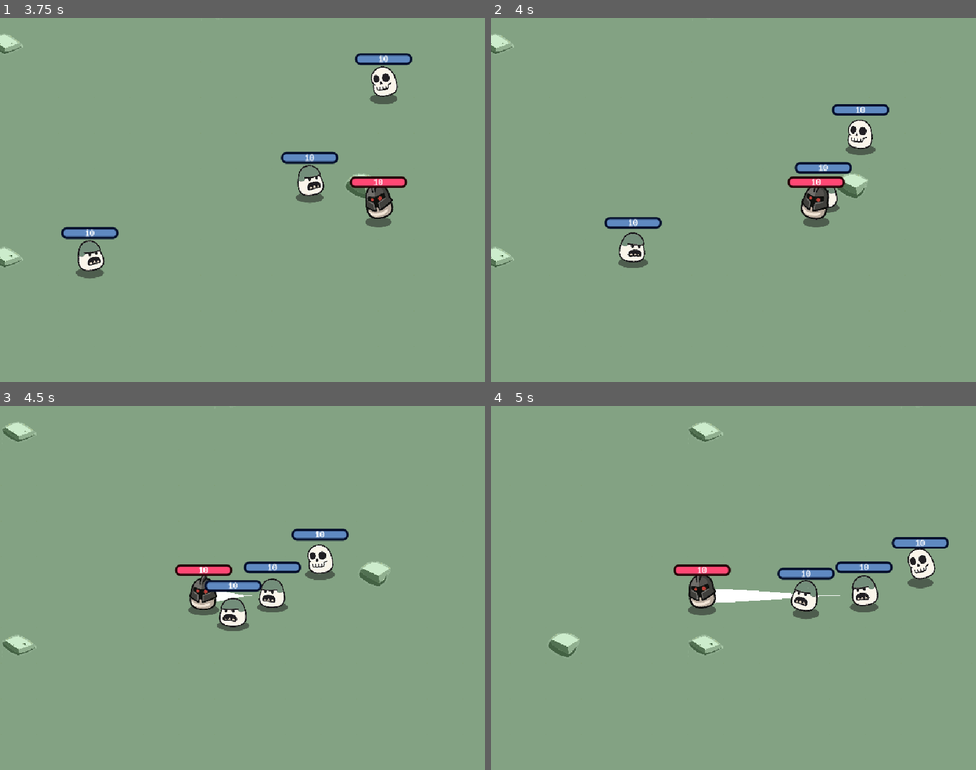
Above: before the commit, frames 1-4 (two rows, left to right).
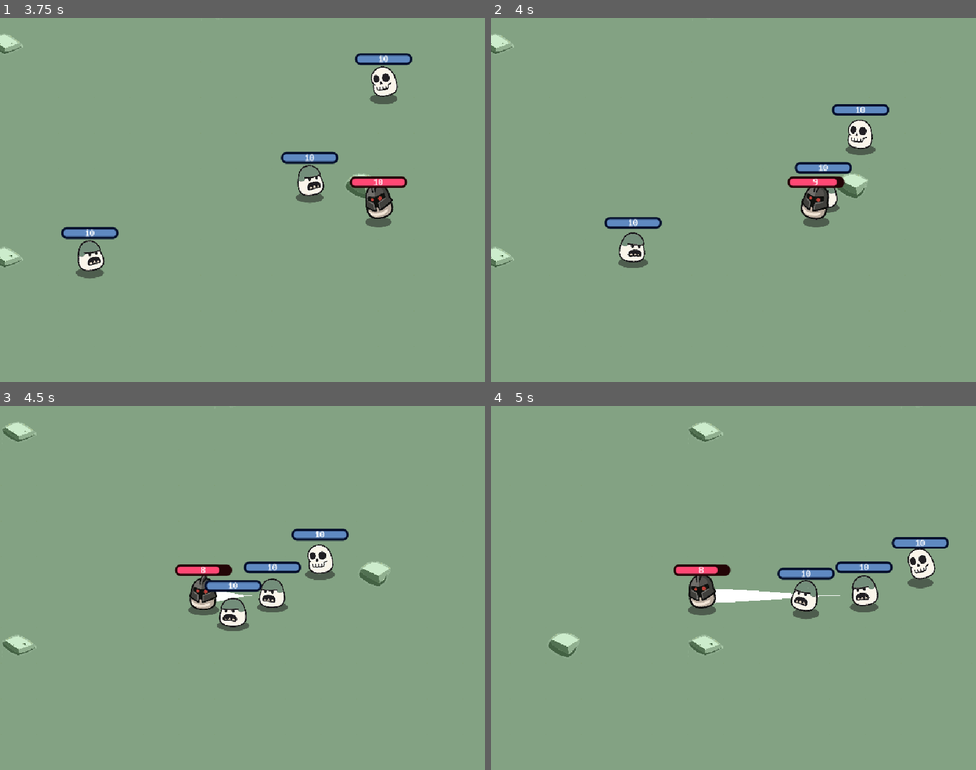
Above: after the commit, the same moments.

Repository: leexiaohui1997/brotato
Game: Godot game, scene res://scenes/game/game.tscn
Same seed, same stepped clock (60 frames per second), same inputs: the game is played once before the commit and once after it. The project has no main scene, so this scene is started directly.
Inputs:
- Up to frame 1 (3.75 s): hold D (right) 0.53-1.28 s; hold Space (dash) 0.53-1.28 s; hold S (down) 1.28-2.03 s; tap Space (dash) at 1.35, 2.85 s; hold D (right) 2.03-2.78 s; hold Space (dash) 2.03-2.78 s; hold W (up) 2.78-3.53 s; hold A (left) from 3.53 s (still down); hold Space (dash) from 3.53 s (still down)
- Up to frame 2 (4 s): keep holding A (left); keep holding Space (dash)
- Up to frame 3 (4.5 s): keep holding A (left); release Space (dash) at 4.28 s; tap Space (dash) at 4.35 s
- Up to frame 4 (5 s): keep holding A (left)

Frame 1 is identical in both runs. In frame 2, less than 0.1% of the frame differs, in the area x 66-73%, y 43-47%; in frame 3, less than 0.1%, in the area x 41-48%, y 43-47%; in frame 4, less than 0.1%.

Commit message:
feat(combat): 实现单位攻击与死亡逻辑
- 新增 UnitCommon 的 on_damaged/on_died 信号、attack_power 属性与 lose_health/die 方法
- 实现 AttackService.attack 按攻击力结算伤害并对目标扣血
- 玩家死亡时相机脱离玩家节点，避免随其销毁
- 调整 ENEMY_ATTACK_COOLDOWN 为 2.0 秒

Diff:
--- a/config/game_constants.gd
+++ b/config/game_constants.gd
@@ -14,4 +14,4 @@
 	get: return 2.0
 ## 敌人攻击冷却时间
 static var ENEMY_ATTACK_COOLDOWN: float:
-	get: return 5.0
+	get: return 2.0
--- a/scenes/game/attack_service.gd
+++ b/scenes/game/attack_service.gd
@@ -1,5 +1,15 @@
 extends Node
 class_name AttackService
 
-func attack(_target: UnitCommon, _source: Node2D) -> void:
-	pass
+## 触发攻击
+func attack(target: UnitCommon, source: Node2D) -> void:
+	var damage := 0.0
+	if source is UnitCommon:
+		damage = calculate_unit_damage(source)
+	var final_damage := floori(damage)
+	if final_damage > 0:
+		target.lose_health(final_damage)
+
+## 计算单位伤害
+func calculate_unit_damage(source: UnitCommon) -> float:
+	return source.attack_power
--- a/scenes/game/game.gd
+++ b/scenes/game/game.gd
@@ -52,6 +52,10 @@
 	camera.limit_right = map_node.map_size.x
 	camera.limit_bottom = map_node.map_size.y
 	player.add_child(camera)
+	player.on_died.connect(func():
+		camera.position_smoothing_enabled = false
+		camera.reparent(self)
+	, CONNECT_ONE_SHOT)
 
 ## 生成敌人
 func spawn_enemy() -> void:
--- a/scenes/units/common/unit_common.gd
+++ b/scenes/units/common/unit_common.gd
@@ -4,6 +4,8 @@
 signal on_dash_start
 signal on_health_changed
 signal on_max_health_changed
+signal on_damaged(lose: int)
+signal on_died
 
 const UNIT_BASE = preload("uid://c1l18o0sk0hw1")
 
@@ -30,17 +32,42 @@
 			s *= stats.dash_speed_multi
 		return s
 
+## 攻击力
+var attack_power: int = 1
+
 ## 当前生命
 var health: int = 10:
 	set(value):
 		health = value
 		on_health_changed.emit()
+		if health <= 0: die()
 
 ## 生命上限
 var max_health: int = 10:
 	set(value):
 		max_health = value
 		on_max_health_changed.emit()
+
+## 是否已死亡
+var is_died: bool:
+	get: return health <= 0
+
+## 扣血
+func lose_health(amount: int) -> void:
+	if amount == 0: return
+	if health <= 0: return
+	var old_health := health
+	var new_health := clampi(health - amount, 0, max_health)
+	var lose := old_health - new_health
+	health = new_health
+	on_damaged.emit(lose)
+
+## 死亡逻辑
+func die() -> void:
+	unit_node.anim_player.play("die")
+	await unit_node.anim_player.animation_finished
+	on_died.emit()
+	queue_free()
 
 func create_unit() -> void:
 	if unit_node: return
@@ -82,6 +109,7 @@
 	dash_cooldown_timer.wait_time = stats.dash_cooldown
 
 func _physics_process(delta: float) -> void:
+	if is_died: return
 	update_animation()
 	update_position(delta)
 
